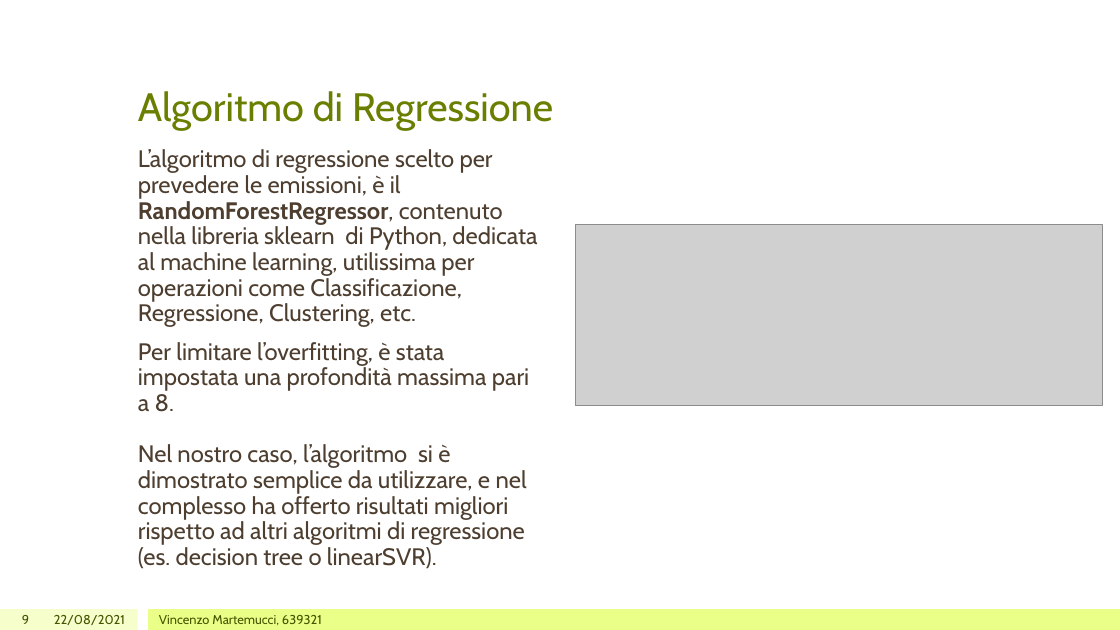
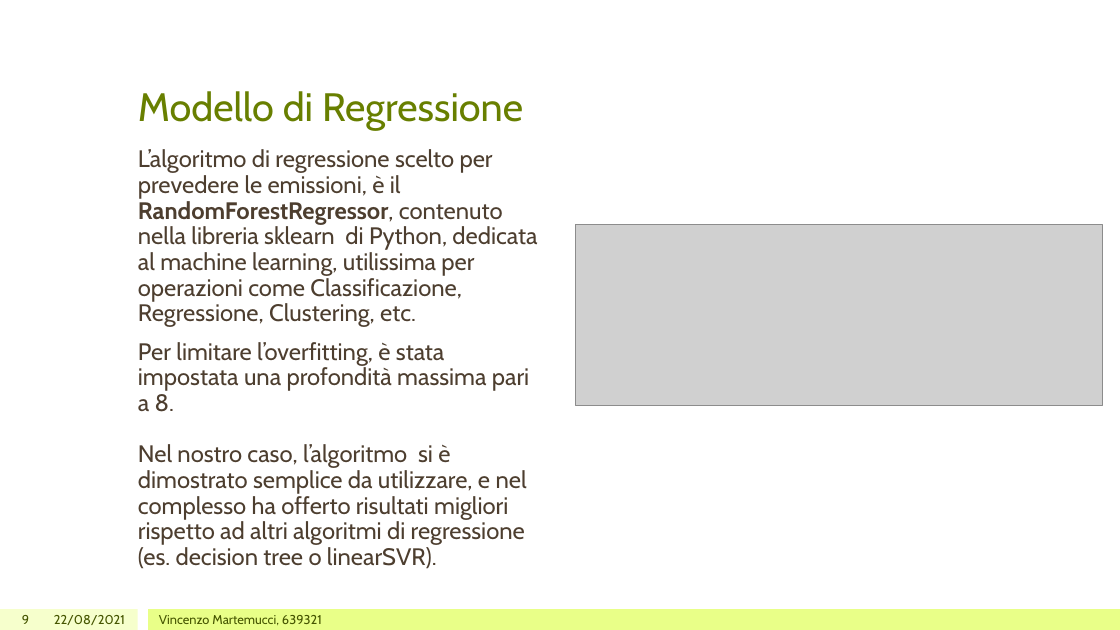
Before and after one commit to raimondoDiSangro/co2_car_emissions_ICON, a slide deck: slide 9 of Presentazione Progetto.pptx. Drawn at 1120x630 pixels with LibreOffice and Linux fonts; fonts in the diff are those of the drawing; grey boxes stand for pictures. Boxes give left, top, right and bottom in pixels: in the first picture for what was removed or moved away, otherwise in the second. Text is boxed around its words. In the diff, an @@ line names an element or a change of style, - is before the commit and + after.

```diff
--- a/Presentazione Progetto.pptx
+++ b/Presentazione Progetto.pptx
@@ title at [138, 91, 523, 131]: text changed @@
-Algoritmo di Regressione
+Modello di Regressione
```
Also in this commit, not shown: 2 other slides changed, 8 other files.
